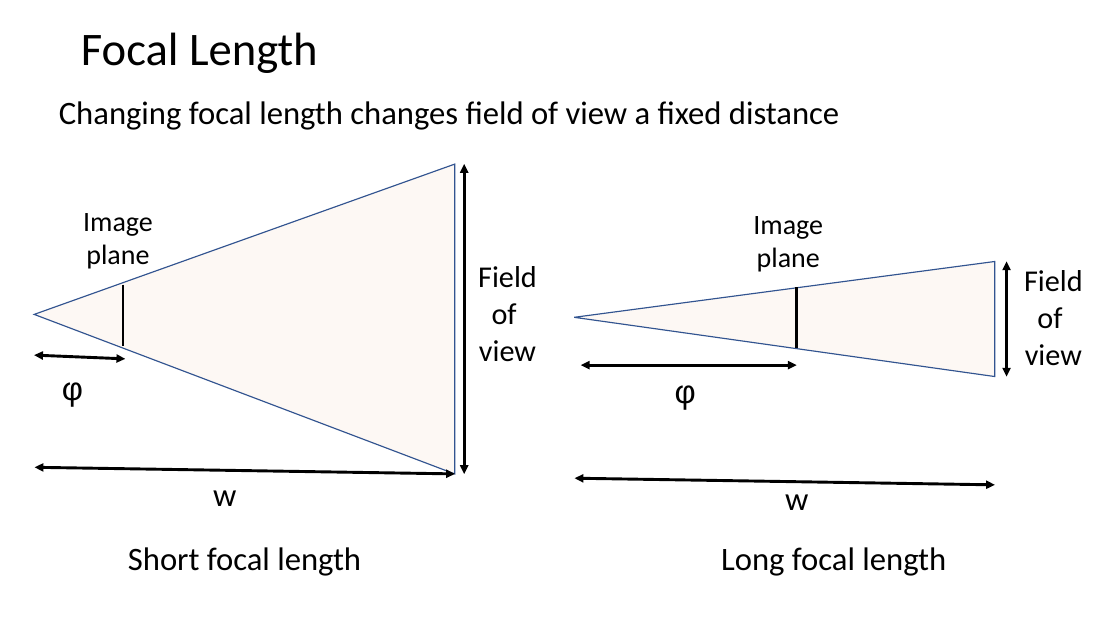
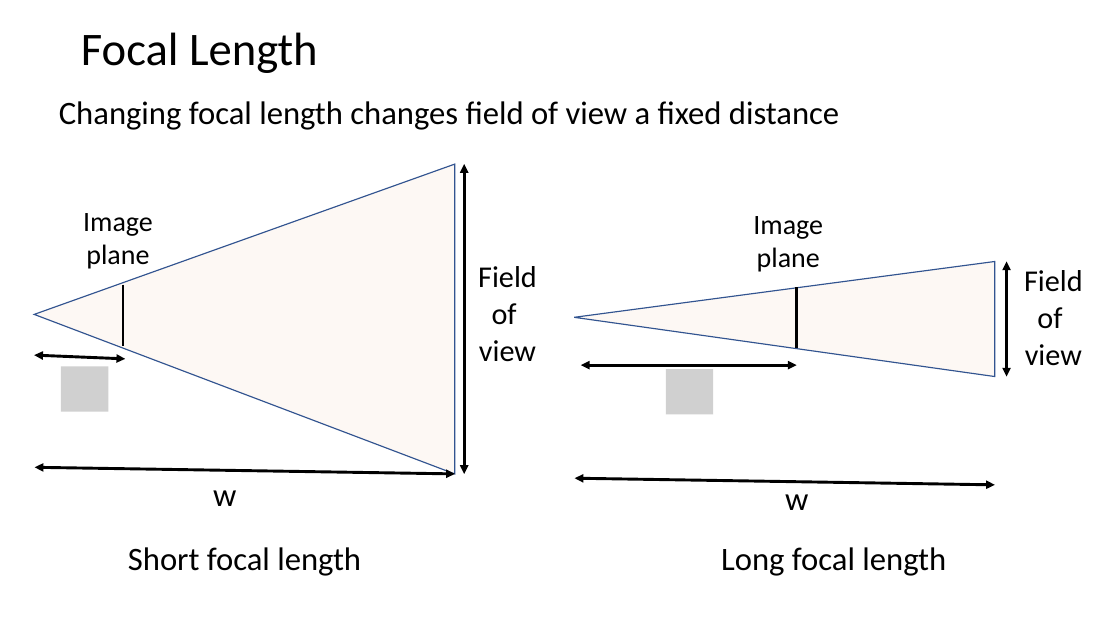
Before and after one commit to StephenElston/CSCI-E25, a slide deck: slide 15 of Slides/9_HomographyProjection.pptx. Drawn at 1120x630 pixels with LibreOffice and Linux fonts; fonts in the diff are those of the drawing; grey boxes stand for pictures. Boxes give left, top, right and bottom in pixels: in the first picture for what was removed or moved away, otherwise in the second. Text is boxed around its words. In the diff, an @@ line names an element or a change of style, - is before the commit and + after.

```diff
--- a/Slides/9_HomographyProjection.pptx
+++ b/Slides/9_HomographyProjection.pptx
@@ picture added at [60, 366, 108, 412] @@
@@ text removed at [62, 382, 83, 406] @@
-φ
@@ picture added at [666, 369, 714, 414] @@
@@ text removed at [675, 385, 696, 409] @@
-φ
```
Also in this commit, not shown: 1 other slide changed.
